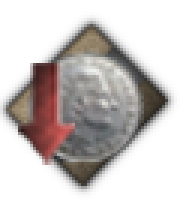
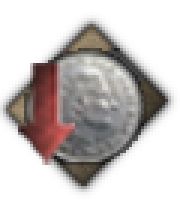
Layers edited between the first and the second 180 x 204 image:
painted on "Слой 4" over box(18, 48, 147, 159)
